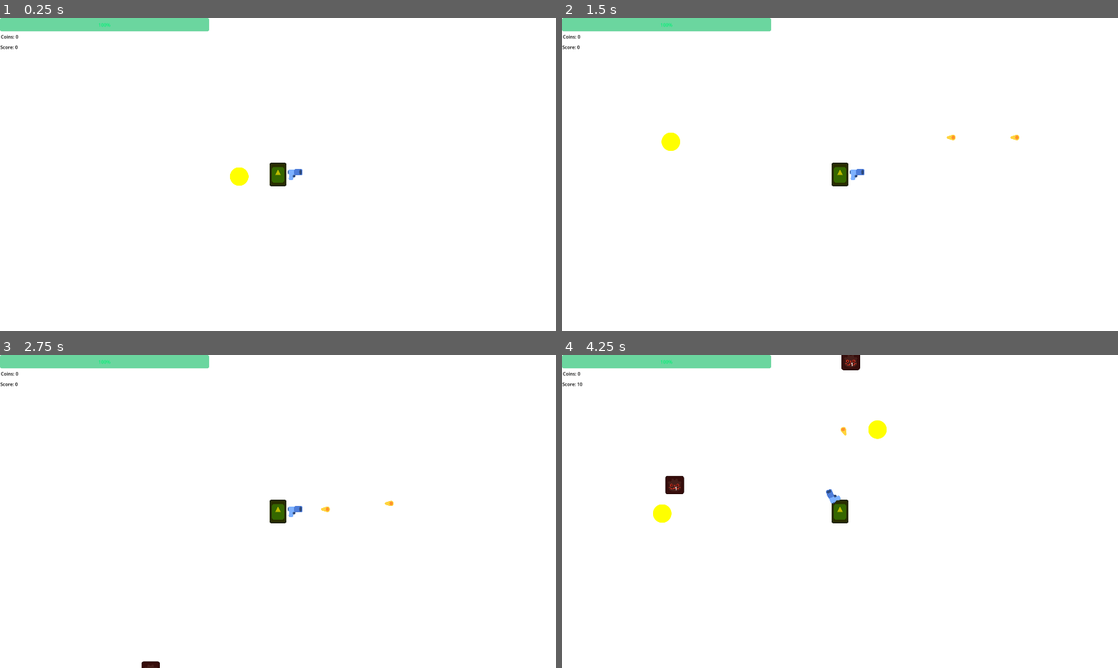
Above: before the commit, frames 1-4 (two rows, left to right).
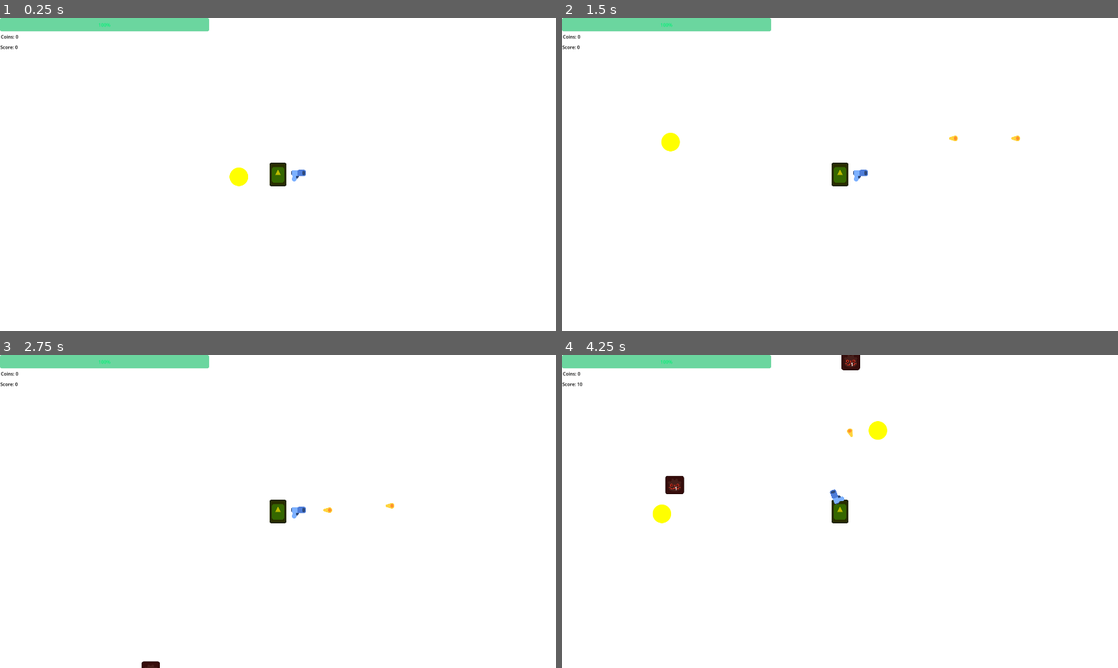
Above: after the commit, the same moments.

Repository: deutandev/survival-shooter
Game: Godot game, scene res://environment/map.tscn
Two runs of this game, one before a commit and one after it. Both use one fixed random seed, a clock stepped at 60 frames per second and the inputs below. The engine's default icon, where the game draws it, is replaced by a stand-in: a white triangle on a blue panel in a dark square.
Inputs:
- Up to frame 1 (0.25 s): no input
- Up to frame 2 (1.5 s): tap Enter at 0.5 s; hold D (move_right) 0.53-1.28 s; hold S (move_down) from 1.28 s (still down)
- Up to frame 3 (2.75 s): release S (move_down) at 2.03 s; hold D (move_right) from 2.03 s (still down)
- Up to frame 4 (4.25 s): release D (move_right) at 2.78 s; hold W (move_up) 2.78-3.53 s; hold A (move_left) from 3.53 s (still down)

The runs differ from the first frame. In frame 1, 0.1% of the frame differs, in the area x 41-55%, y 47-54%; in frame 2, 0.1%; in frame 3, 0.1%; in frame 4, 0.2%, in the area x 16-59%, y 4-54%.

Commit message:
optimization: adjust collision layers and masks for better interaction

Diff:
--- a/characters/player/player.tscn
+++ b/characters/player/player.tscn
@@ -13,8 +13,7 @@
 radius = 54.5367
 
 [node name="Player" type="CharacterBody2D" groups=["player"]]
-collision_layer = 3
-collision_mask = 7
+collision_mask = 6
 script = ExtResource("1_xxgcw")
 
 [node name="Sprite2D" type="Sprite2D" parent="."]
@@ -34,8 +33,9 @@
 
 [node name="HurtBox" type="Area2D" parent="HurtManager"]
 unique_name_in_owner = true
-collision_layer = 6
-collision_mask = 7
+collision_layer = 0
+collision_mask = 4
+monitorable = false
 
 [node name="CollisionEnemy" type="CollisionShape2D" parent="HurtManager/HurtBox"]
 position = Vector2(-1.5, -1)
@@ -47,6 +47,8 @@
 wait_time = 0.3
 
 [node name="Gun" parent="HurtManager/HurtBox" instance=ExtResource("3_exd8k")]
+position = Vector2(11, 3)
+collision_layer = 1
 
 [node name="HealthManager" type="Node2D" parent="."]
 unique_name_in_owner = true
--- a/drop_item/coin.tscn
+++ b/drop_item/coin.tscn
@@ -9,6 +9,8 @@
 [node name="Coin" type="Area2D" groups=["coin"]]
 light_mask = 3
 visibility_layer = 3
+collision_layer = 0
+monitorable = false
 script = ExtResource("1_7h5dg")
 
 [node name="Coin" type="Sprite2D" parent="."]
--- a/environment/map.tscn
+++ b/environment/map.tscn
@@ -57,7 +57,7 @@
 text = "Score:"
 
 [node name="Player" parent="." instance=ExtResource("1_8viek")]
-position = Vector2(1041, 484)
+position = Vector2(1042, 483)
 
 [node name="Path2D" type="Path2D" parent="Player"]
 position = Vector2(-1041, -484)
--- a/pistol/bullet.tscn
+++ b/pistol/bullet.tscn
@@ -8,8 +8,9 @@
 
 [node name="Bullet" type="Area2D"]
 top_level = true
-collision_layer = 0
+collision_layer = 2
 collision_mask = 4
+monitorable = false
 script = ExtResource("1_5tgod")
 
 [node name="Projectile" type="Sprite2D" parent="."]
--- a/pistol/gun.tscn
+++ b/pistol/gun.tscn
@@ -9,6 +9,7 @@
 [node name="Gun" type="Area2D"]
 collision_layer = 0
 collision_mask = 4
+monitorable = false
 script = ExtResource("1_b7uwb")
 
 [node name="CollisionShape2D" type="CollisionShape2D" parent="."]
@@ -29,4 +30,5 @@
 wait_time = 0.5
 autostart = true
 
+[connection signal="body_entered" from="." to="." method="_on_body_entered"]
 [connection signal="timeout" from="Timer" to="." method="_on_timer_timeout"]
--- a/project.godot
+++ b/project.godot
@@ -83,6 +83,12 @@
 2d_physics/layer_3="enemies"
 2d_physics/layer_4="items"
 
+[physics]
+
+2d/run_on_separate_thread=true
+common/physics_ticks_per_second=40
+2d/solver/solver_iterations=8
+
 [rendering]
 
 renderer/rendering_method="gl_compatibility"
